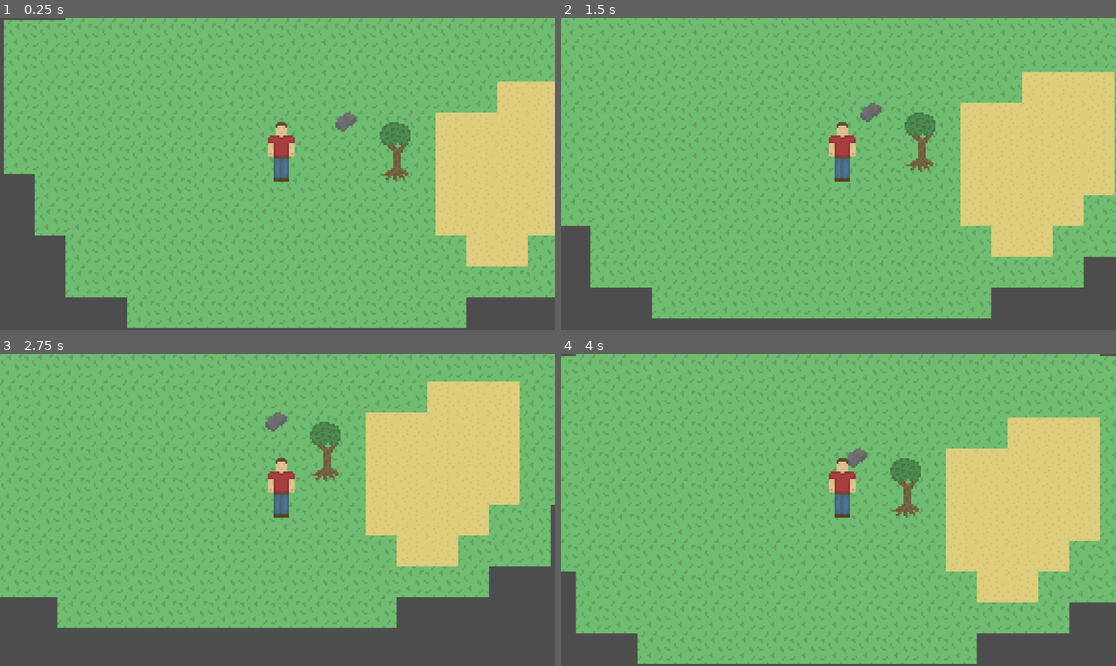
Above: before the commit, frames 1-4 (two rows, left to right).
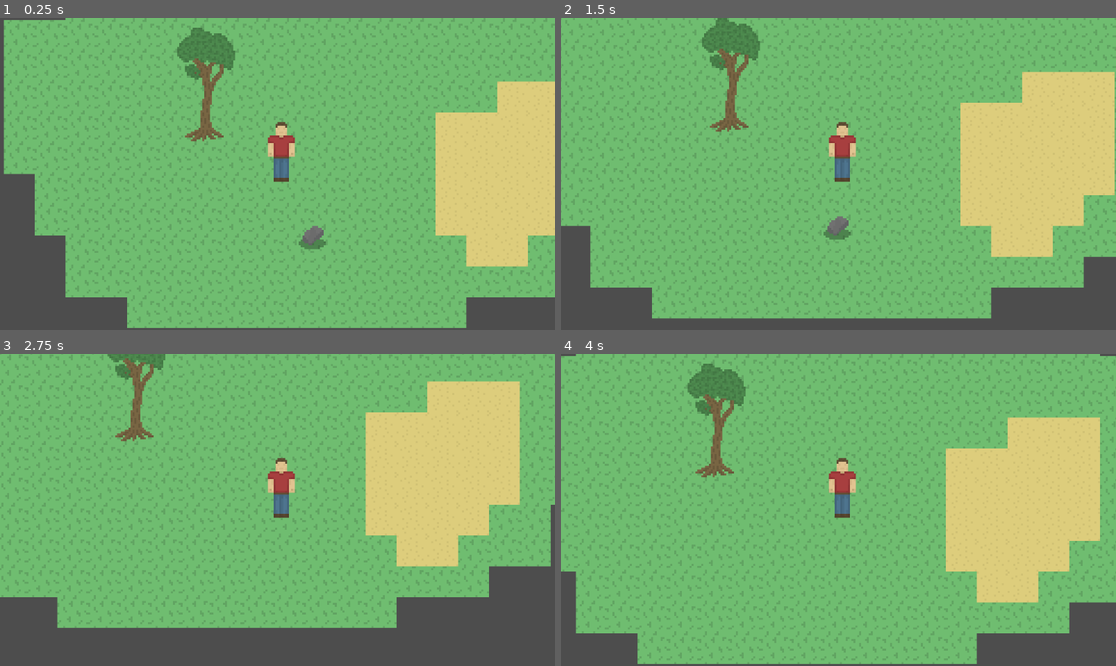
Above: after the commit, the same moments.

Repository: MiningCow/progress-game
Game: Godot game, scene res://Things/game/game.tscn
Two runs of this game, one before a commit and one after it. Both use one fixed random seed, a clock stepped at 60 frames per second and the inputs below. Before the commit the project starts from res://game.tscn.
Inputs:
- Up to frame 1 (0.25 s): no input
- Up to frame 2 (1.5 s): tap Enter at 0.5 s; hold D (move_right) 0.53-1.28 s; hold F (interact) 0.53-1.28 s; hold S (move_down) from 1.28 s (still down); tap F (interact) at 1.35 s
- Up to frame 3 (2.75 s): release S (move_down) at 2.03 s; hold D (move_right) from 2.03 s (still down); hold F (interact) from 2.03 s (still down)
- Up to frame 4 (4 s): release D (move_right) at 2.78 s; release F (interact) at 2.78 s; hold W (move_up) 2.78-3.53 s; tap F (interact) at 2.85 s; hold A (move_left) from 3.53 s (still down); hold F (interact) from 3.53 s (still down)

The runs differ from the first frame. In frame 1, 2.7% of the frame differs, in the area x 31-74%, y 3-75%; in frame 2, 2.7%; in frame 3, 1.8%; in frame 4, 2.4%.

Commit message:
refactor healthStat & add toolItem resource

Diff:
--- a/Things/Player/player.tscn
+++ b/Things/Player/player.tscn
@@ -1,13 +1,13 @@
 [gd_scene load_steps=14 format=3 uid="uid://d2q1fhyq0jqdh"]
 
-[ext_resource type="Script" uid="uid://6tni3fbxb2bd" path="res://Things/Player/player.gd" id="1_73etv"]
-[ext_resource type="Script" uid="uid://bbxxetlg08llx" path="res://common/Hurtbox/hurtbox.gd" id="3_2hm0b"]
+[ext_resource type="Script" uid="uid://6tni3fbxb2bd" path="res://things/player/player.gd" id="1_73etv"]
+[ext_resource type="Script" uid="uid://bbxxetlg08llx" path="res://things/common/Hurtbox/hurtbox.gd" id="3_2hm0b"]
 [ext_resource type="Script" uid="uid://bi2dfepcyi2qf" path="res://resources/combat/attack.gd" id="3_63lcq"]
-[ext_resource type="PackedScene" uid="uid://cq52vhrxfpwia" path="res://common/Interaction/InteractorComponent/interactor_component.tscn" id="3_hpgtu"]
-[ext_resource type="Script" uid="uid://canu0fd2bm0a3" path="res://common/stat.gd" id="3_ycsio"]
-[ext_resource type="Script" uid="uid://de1bs5dmbw7hi" path="res://common/inventory.gd" id="5_hpgtu"]
-[ext_resource type="Texture2D" uid="uid://b4qj65shmr7v5" path="res://Things/Player/player.png" id="6_63lcq"]
-[ext_resource type="PackedScene" uid="uid://yosvr0h3sw45" path="res://common/Hitbox/Hitbox.tscn" id="7_yhye4"]
+[ext_resource type="PackedScene" uid="uid://cq52vhrxfpwia" path="res://things/common/Interaction/InteractorComponent/interactor_component.tscn" id="3_hpgtu"]
+[ext_resource type="Script" uid="uid://canu0fd2bm0a3" path="res://things/common/stat.gd" id="3_ycsio"]
+[ext_resource type="Script" uid="uid://de1bs5dmbw7hi" path="res://things/common/inventory.gd" id="5_hpgtu"]
+[ext_resource type="Texture2D" uid="uid://b4qj65shmr7v5" path="res://things/player/player.png" id="6_63lcq"]
+[ext_resource type="PackedScene" uid="uid://yosvr0h3sw45" path="res://things/common/Hitbox/Hitbox.tscn" id="7_yhye4"]
 
 [sub_resource type="Resource" id="Resource_0jw6q"]
 script = ExtResource("3_63lcq")
--- a/Things/Sign/sign.tscn
+++ b/Things/Sign/sign.tscn
@@ -1,7 +1,7 @@
 [gd_scene load_steps=6 format=3 uid="uid://bdovhywio1bh7"]
 
-[ext_resource type="Script" uid="uid://b4frjuf1up17" path="res://Things/Sign/sign.gd" id="1_50nrt"]
-[ext_resource type="PackedScene" uid="uid://df00j55aoiuv8" path="res://common/Interaction/InteractableComponent/interactable_component.tscn" id="1_rqvw5"]
+[ext_resource type="Script" uid="uid://b4frjuf1up17" path="res://things/sign/sign.gd" id="1_50nrt"]
+[ext_resource type="PackedScene" uid="uid://df00j55aoiuv8" path="res://things/common/Interaction/InteractableComponent/interactable_component.tscn" id="1_rqvw5"]
 [ext_resource type="Texture2D" uid="uid://u1rh54j8o2d0" path="res://icon.svg" id="2_50nrt"]
 
 [sub_resource type="CircleShape2D" id="CircleShape2D_rqvw5"]
--- a/Things/Tree/tree.gd
+++ b/Things/Tree/tree.gd
@@ -1,8 +1,4 @@
 extends StaticBody2D
 
-@export var drops: ItemStack
-
-func _on_health_changed(value):
-	if value <= 0.0:
-		Globals.world.drop_item(drops, position)
-		queue_free()
+func _on_die():
+	queue_free()
--- a/Things/Tree/tree.tscn
+++ b/Things/Tree/tree.tscn
@@ -1,18 +1,13 @@
-[gd_scene load_steps=12 format=3 uid="uid://dca6gxbd4x8vj"]
+[gd_scene load_steps=13 format=3 uid="uid://dca6gxbd4x8vj"]
 
-[ext_resource type="Script" uid="uid://fa4p2wtp4mep" path="res://Things/Tree/tree.gd" id="1_oo61a"]
-[ext_resource type="Resource" uid="uid://ciijp75yl8bee" path="res://resources/items/Wood.tres" id="2_jp658"]
-[ext_resource type="Script" uid="uid://canu0fd2bm0a3" path="res://common/stat.gd" id="2_qgy5f"]
-[ext_resource type="Script" uid="uid://crc412l7pdm8t" path="res://resources/items/ItemStack.gd" id="3_q46hy"]
-[ext_resource type="PackedScene" uid="uid://so1goaoq2nmx" path="res://common/Hurtbox/Hurtbox.tscn" id="4_g6k3e"]
-[ext_resource type="Texture2D" uid="uid://ck6lpx2cjyx5b" path="res://Assets/tiles.png" id="4_jp658"]
+[ext_resource type="Script" uid="uid://fa4p2wtp4mep" path="res://things/tree/tree.gd" id="1_oo61a"]
+[ext_resource type="PackedScene" uid="uid://so1goaoq2nmx" path="res://things/common/Hurtbox/Hurtbox.tscn" id="4_g6k3e"]
+[ext_resource type="Texture2D" uid="uid://drkpk5epojbxv" path="res://things/tree/Untitled.png" id="4_kghrl"]
 [ext_resource type="Script" uid="uid://duvmkut2ytawn" path="res://resources/combat/defense.gd" id="5_66ngo"]
-
-[sub_resource type="Resource" id="Resource_010hh"]
-script = ExtResource("3_q46hy")
-item = ExtResource("2_jp658")
-quantity = 2
-metadata/_custom_type_script = "uid://crc412l7pdm8t"
+[ext_resource type="Script" uid="uid://hc8nddabqspm" path="res://things/common/health_stat.gd" id="5_kghrl"]
+[ext_resource type="Resource" uid="uid://ciijp75yl8bee" path="res://resources/items/Wood.tres" id="7_q1tnd"]
+[ext_resource type="Script" uid="uid://bcybnqrvvpkj" path="res://things/common/item_dropper_component.gd" id="8_q1tnd"]
+[ext_resource type="Script" uid="uid://crc412l7pdm8t" path="res://resources/items/itemStack.gd" id="8_r4rs7"]
 
 [sub_resource type="CircleShape2D" id="CircleShape2D_qgy5f"]
 radius = 5.0
@@ -23,26 +18,32 @@
 metadata/_custom_type_script = "uid://duvmkut2ytawn"
 
 [sub_resource type="RectangleShape2D" id="RectangleShape2D_66ngo"]
-size = Vector2(12, 30)
+size = Vector2(8, 40)
+
+[sub_resource type="Resource" id="Resource_1rpnp"]
+script = ExtResource("8_r4rs7")
+item = ExtResource("7_q1tnd")
+quantity = 3
+metadata/_custom_type_script = "uid://crc412l7pdm8t"
 
 [node name="Tree" type="StaticBody2D"]
 collision_layer = 2
 collision_mask = 0
 script = ExtResource("1_oo61a")
-drops = SubResource("Resource_010hh")
 
 [node name="Sprite" type="Sprite2D" parent="."]
 texture_filter = 1
-position = Vector2(-1, -12)
-texture = ExtResource("4_jp658")
-region_enabled = true
+position = Vector2(1, -26)
+texture = ExtResource("4_kghrl")
+offset = Vector2(0, 2)
 region_rect = Rect2(16, 16, 16, 32)
 
 [node name="CollisionShape2D" type="CollisionShape2D" parent="."]
+position = Vector2(0, 2)
 shape = SubResource("CircleShape2D_qgy5f")
 
 [node name="Health" type="Node" parent="."]
-script = ExtResource("2_qgy5f")
+script = ExtResource("5_kghrl")
 value = 5.0
 min = 0.0
 max = 20.0
@@ -53,7 +54,12 @@
 defense = SubResource("Resource_flqaf")
 
 [node name="CollisionShape2D" type="CollisionShape2D" parent="Hurtbox"]
-position = Vector2(0, -11)
+position = Vector2(0, -18)
 shape = SubResource("RectangleShape2D_66ngo")
 
-[connection signal="stat_changed" from="Health" to="." method="_on_health_changed"]
+[node name="ItemDropperComponent" type="Node2D" parent="." node_paths=PackedStringArray("health")]
+script = ExtResource("8_q1tnd")
+health = NodePath("../Health")
+item_stack = SubResource("Resource_1rpnp")
+
+[connection signal="died" from="Health" to="." method="_on_die"]
--- a/common/Hitbox/Hitbox.tscn
+++ b/Things/common/Hitbox/Hitbox.tscn
@@ -1,6 +1,6 @@
 [gd_scene load_steps=2 format=3 uid="uid://yosvr0h3sw45"]
 
-[ext_resource type="Script" uid="uid://b0ajh5uott2ty" path="res://common/Hitbox/hitbox.gd" id="1_wnmmf"]
+[ext_resource type="Script" uid="uid://b0ajh5uott2ty" path="res://things/common/Hitbox/hitbox.gd" id="1_wnmmf"]
 
 [node name="Hitbox" type="Area2D"]
 collision_layer = 0
--- a/common/Hurtbox/Hurtbox.tscn
+++ b/Things/common/Hurtbox/Hurtbox.tscn
@@ -1,6 +1,6 @@
 [gd_scene load_steps=2 format=3 uid="uid://so1goaoq2nmx"]
 
-[ext_resource type="Script" uid="uid://bbxxetlg08llx" path="res://common/Hurtbox/hurtbox.gd" id="1_w5bqr"]
+[ext_resource type="Script" uid="uid://bbxxetlg08llx" path="res://things/common/Hurtbox/hurtbox.gd" id="1_w5bqr"]
 
 [node name="Hurtbox" type="Area2D"]
 collision_layer = 4
--- a/common/Interaction/InteractableComponent/interactable_component.tscn
+++ b/Things/common/Interaction/InteractableComponent/interactable_component.tscn
@@ -1,6 +1,6 @@
 [gd_scene load_steps=2 format=3 uid="uid://df00j55aoiuv8"]
 
-[ext_resource type="Script" uid="uid://dite7pvp87fo4" path="res://common/interactable_component.gd" id="1_vpmva"]
+[ext_resource type="Script" uid="uid://dite7pvp87fo4" path="res://things/common/interactable_component.gd" id="1_vpmva"]
 
 [node name="InteractableComponent" type="Area2D"]
 collision_layer = 8
--- a/common/Interaction/InteractorComponent/interactor_component.tscn
+++ b/Things/common/Interaction/InteractorComponent/interactor_component.tscn
@@ -1,6 +1,6 @@
 [gd_scene load_steps=2 format=3 uid="uid://cq52vhrxfpwia"]
 
-[ext_resource type="Script" uid="uid://bggsyucud4ejc" path="res://common/Interaction/InteractorComponent/interactor_component.gd" id="1_dsu2a"]
+[ext_resource type="Script" uid="uid://bggsyucud4ejc" path="res://things/common/Interaction/InteractorComponent/interactor_component.gd" id="1_dsu2a"]
 
 [node name="InteractorComponent" type="Area2D"]
 collision_layer = 0
--- /dev/null
+++ b/Things/common/health_stat.gd
@@ -0,0 +1,7 @@
+class_name HealthStat extends Stat
+
+signal died
+
+func _set_stat(to):
+	super._set_stat(to)
+	if value <= 0: died.emit()
--- /dev/null
+++ b/Things/common/item_dropper_component.gd
@@ -0,0 +1,20 @@
+@tool
+class_name ItemDropperComponent extends Node2D
+
+@export var health: HealthStat:
+	set(value):
+		health = value
+		update_configuration_warnings()
+@export var item_stack: ItemStack
+
+func _ready():
+	if Engine.is_editor_hint(): return
+	assert(health)
+	if not item_stack: return
+	health.died.connect(
+		func(): Globals.world.drop_item(item_stack, global_position)
+	)
+
+
+func _get_configuration_warnings():
+	if health == null: return ["Missing health stat!"]
--- a/common/stat.gd
+++ b/Things/common/stat.gd
@@ -3,8 +3,11 @@
 signal stat_changed(value)
 
 @export var value: float:
-	set(to):
-		value = clampf(to, min, max)
-		stat_changed.emit(value)
+	set =_set_stat
+
 @export var min: float = -INF
 @export var max: float = INF
+
+func _set_stat(to):
+	value = clampf(to, min, max)
+	stat_changed.emit(value)
--- a/game.tscn
+++ b/Things/game/game.tscn
@@ -1,13 +1,13 @@
-[gd_scene load_steps=12 format=4 uid="uid://cmpgmpa8ujaep"]
+[gd_scene load_steps=14 format=4 uid="uid://cmpgmpa8ujaep"]
 
-[ext_resource type="Script" uid="uid://b5cjum2bxjie8" path="res://game.gd" id="1_e2o6t"]
-[ext_resource type="Script" uid="uid://d05cggmcq6a5a" path="res://world.gd" id="2_feb5d"]
-[ext_resource type="PackedScene" uid="uid://bqqhbhgksce7g" path="res://Things/groundItem/ground_item.tscn" id="3_7jktm"]
-[ext_resource type="PackedScene" uid="uid://d2q1fhyq0jqdh" path="res://Things/Player/player.tscn" id="3_feb5d"]
-[ext_resource type="Texture2D" uid="uid://ck6lpx2cjyx5b" path="res://Assets/tiles.png" id="3_vef74"]
-[ext_resource type="Script" uid="uid://crc412l7pdm8t" path="res://resources/items/ItemStack.gd" id="4_ryrav"]
+[ext_resource type="Script" uid="uid://b5cjum2bxjie8" path="res://things/game/game.gd" id="1_e2o6t"]
+[ext_resource type="Script" uid="uid://d05cggmcq6a5a" path="res://things/game/world.gd" id="2_feb5d"]
+[ext_resource type="PackedScene" uid="uid://bqqhbhgksce7g" path="res://things/groundItem/ground_item.tscn" id="3_7jktm"]
+[ext_resource type="PackedScene" uid="uid://d2q1fhyq0jqdh" path="res://things/player/player.tscn" id="3_feb5d"]
+[ext_resource type="Texture2D" uid="uid://ck6lpx2cjyx5b" path="res://assets/tiles.png" id="3_vef74"]
+[ext_resource type="Script" uid="uid://crc412l7pdm8t" path="res://resources/items/itemStack.gd" id="4_ryrav"]
 [ext_resource type="Resource" uid="uid://bq6tclcw7jjm2" path="res://resources/items/flint.tres" id="5_vef74"]
-[ext_resource type="PackedScene" uid="uid://dca6gxbd4x8vj" path="res://Things/Tree/tree.tscn" id="6_j5wjh"]
+[ext_resource type="PackedScene" uid="uid://dca6gxbd4x8vj" path="res://things/tree/tree.tscn" id="6_j5wjh"]
 
 [sub_resource type="TileSetAtlasSource" id="TileSetAtlasSource_hve3p"]
 texture = ExtResource("3_vef74")
@@ -16,6 +16,12 @@
 
 [sub_resource type="TileSet" id="TileSet_mfdv2"]
 sources/0 = SubResource("TileSetAtlasSource_hve3p")
+
+[sub_resource type="TileSetScenesCollectionSource" id="TileSetScenesCollectionSource_1d1my"]
+scenes/1/scene = ExtResource("6_j5wjh")
+
+[sub_resource type="TileSet" id="TileSet_mnftu"]
+sources/0 = SubResource("TileSetScenesCollectionSource_1d1my")
 
 [sub_resource type="Resource" id="Resource_eow3j"]
 script = ExtResource("4_ryrav")
@@ -27,24 +33,29 @@
 script = ExtResource("1_e2o6t")
 
 [node name="World" type="Node2D" parent="."]
+y_sort_enabled = true
 texture_filter = 1
 script = ExtResource("2_feb5d")
 
 [node name="Ground" type="TileMapLayer" parent="World"]
+z_index = -1
 tile_map_data = PackedByteArray("AAD///3/AAAAAAAAAAAAAP3/AAAAAAAAAAD+//v/AAAAAAAAAAD+//r/AAAAAAAAAAD///r/AAAAAAAAAAAAAP …(3584 unchanged characters)…
 tile_set = SubResource("TileSet_mfdv2")
+metadata/_edit_lock_ = true
+
+[node name="Entities" type="TileMapLayer" parent="World"]
+y_sort_enabled = true
+tile_map_data = PackedByteArray("AAD9//7/AAAAAAAAAQA=")
+tile_set = SubResource("TileSet_mnftu")
 
 [node name="Items" type="Node2D" parent="World"]
 unique_name_in_owner = true
 
 [node name="GroundItem" parent="World/Items" instance=ExtResource("3_7jktm")]
-position = Vector2(33, -27)
+position = Vector2(16, 32)
 item_stack = SubResource("Resource_eow3j")
 
 [node name="Player" parent="World" instance=ExtResource("3_feb5d")]
 
 [node name="Camera" type="Camera2D" parent="World/Player"]
 position = Vector2(-2, 0)
-
-[node name="Tree" parent="." instance=ExtResource("6_j5wjh")]
-position = Vector2(60, 0)
--- a/Things/groundItem/ground_item.tscn
+++ b/Things/groundItem/ground_item.tscn
@@ -1,8 +1,9 @@
-[gd_scene load_steps=5 format=3 uid="uid://bqqhbhgksce7g"]
+[gd_scene load_steps=6 format=3 uid="uid://bqqhbhgksce7g"]
 
-[ext_resource type="Script" uid="uid://cwgp6yytu5gni" path="res://ground_item.gd" id="1_cnr5l"]
-[ext_resource type="PackedScene" uid="uid://df00j55aoiuv8" path="res://common/Interaction/InteractableComponent/interactable_component.tscn" id="2_cnr5l"]
-[ext_resource type="Texture2D" uid="uid://b4r618qhcadea" path="res://Assets/items/item.png" id="3_cnr5l"]
+[ext_resource type="Script" uid="uid://cwgp6yytu5gni" path="res://things/groundItem/ground_item.gd" id="1_cnr5l"]
+[ext_resource type="PackedScene" uid="uid://df00j55aoiuv8" path="res://things/common/Interaction/InteractableComponent/interactable_component.tscn" id="2_cnr5l"]
+[ext_resource type="Texture2D" uid="uid://b4r618qhcadea" path="res://assets/items/item.png" id="3_cnr5l"]
+[ext_resource type="Texture2D" uid="uid://def70eob8257l" path="res://things/groundItem/item_shadow.png" id="3_wkaxr"]
 
 [sub_resource type="CircleShape2D" id="CircleShape2D_5x50s"]
 radius = 8.0
@@ -16,6 +17,9 @@
 [node name="CollisionShape2D" type="CollisionShape2D" parent="InteractableComponent"]
 shape = SubResource("CircleShape2D_5x50s")
 
+[node name="Shadow" type="Sprite2D" parent="."]
+texture = ExtResource("3_wkaxr")
+
 [node name="Sprite" type="Sprite2D" parent="."]
 texture = ExtResource("3_cnr5l")
 
--- a/project.godot
+++ b/project.godot
@@ -17,7 +17,7 @@
 
 [autoload]
 
-Globals="*res://Autoloads/Globals.gd"
+Globals="*res://autoloads/Globals.gd"
 
 [display]
 
--- a/resources/items/Rock.tres
+++ b/resources/items/Rock.tres
@@ -1,7 +1,7 @@
 [gd_resource type="Resource" script_class="Item" load_steps=3 format=3 uid="uid://bfdoee2vq1o8p"]
 
 [ext_resource type="Script" uid="uid://dcupstbohmle7" path="res://resources/items/item.gd" id="1_8xrf3"]
-[ext_resource type="Texture2D" uid="uid://cwmeri7r3vsmq" path="res://Assets/items/rock.png" id="2_5bmj6"]
+[ext_resource type="Texture2D" uid="uid://cwmeri7r3vsmq" path="res://assets/items/rock.png" id="2_5bmj6"]
 
 [resource]
 script = ExtResource("1_8xrf3")
--- a/resources/items/Wood.tres
+++ b/resources/items/Wood.tres
@@ -1,7 +1,7 @@
 [gd_resource type="Resource" script_class="Item" load_steps=3 format=3 uid="uid://ciijp75yl8bee"]
 
 [ext_resource type="Script" uid="uid://dcupstbohmle7" path="res://resources/items/item.gd" id="1_fio3v"]
-[ext_resource type="Texture2D" uid="uid://cvq61m7dtcheo" path="res://Assets/items/wood.png" id="2_s17a5"]
+[ext_resource type="Texture2D" uid="uid://cvq61m7dtcheo" path="res://assets/items/wood.png" id="2_s17a5"]
 
 [resource]
 script = ExtResource("1_fio3v")
--- a/resources/items/flint.tres
+++ b/resources/items/flint.tres
@@ -1,7 +1,7 @@
 [gd_resource type="Resource" script_class="Item" load_steps=3 format=3 uid="uid://bq6tclcw7jjm2"]
 
 [ext_resource type="Script" uid="uid://dcupstbohmle7" path="res://resources/items/item.gd" id="1_qaecs"]
-[ext_resource type="Texture2D" uid="uid://cvhfyllbh8d6w" path="res://Assets/items/flint.png" id="2_cqaha"]
+[ext_resource type="Texture2D" uid="uid://cvhfyllbh8d6w" path="res://assets/items/flint.png" id="2_cqaha"]
 
 [resource]
 script = ExtResource("1_qaecs")
--- /dev/null
+++ b/resources/items/toolItem.gd
@@ -0,0 +1,5 @@
+extends Item
+
+@export var tool_scene: PackedScene
+@export var max_durability: int
+@export var durability: int
--- a/resources/items/twine.tres
+++ b/resources/items/twine.tres
@@ -1,7 +1,7 @@
 [gd_resource type="Resource" script_class="Item" load_steps=3 format=3 uid="uid://f1yom0qlh0nh"]
 
 [ext_resource type="Script" uid="uid://dcupstbohmle7" path="res://resources/items/item.gd" id="1_sf03x"]
-[ext_resource type="Texture2D" uid="uid://ch0imnobv4fmv" path="res://Assets/items/twine.png" id="2_mdjp5"]
+[ext_resource type="Texture2D" uid="uid://ch0imnobv4fmv" path="res://assets/items/twine.png" id="2_mdjp5"]
 
 [resource]
 script = ExtResource("1_sf03x")
Not shown, changed: Assets/items/flint_knife.png.import
Not shown, changed: Assets/items/item.png.import
Not shown, changed: Assets/items/rock.png.import
Not shown, changed: Assets/items/stone_axe.png.import
Not shown, changed: Assets/items/twine.png.import
Not shown, changed: Assets/items/wood.png.import
Not shown, changed: Assets/tiles.png.import
Not shown, changed: Things/Player/player.png.import
Binary file added: Things/Player/swoosh.png
Not shown, changed: Things/Player/swoosh.png.import
Binary file added: Things/Tree/Untitled.png
Not shown, added: Things/Tree/Untitled.png.import
(and 23 more such lines)
